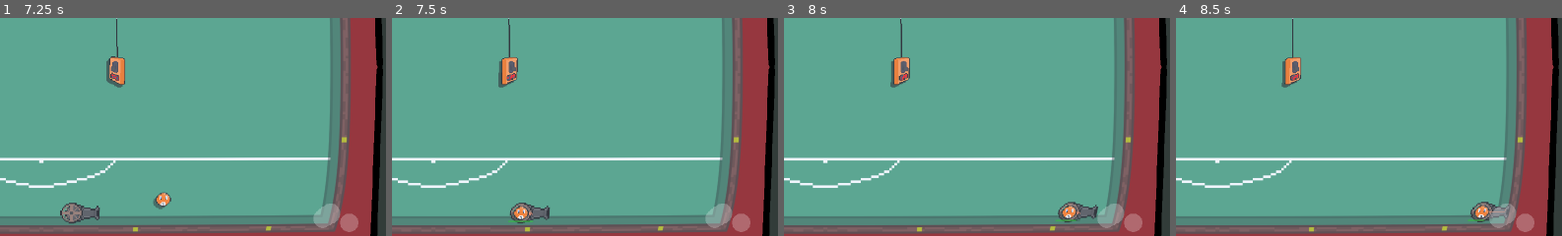
Above: before the commit, frames 1-4 (left to right).
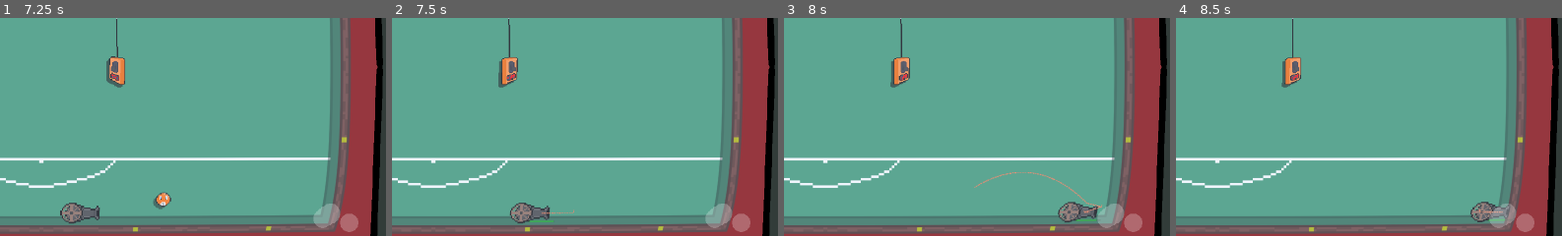
Above: after the commit, the same moments.

Repository: Z3BINI/game-design-final-project
Game: Godot game, scene res://scenes/insane_pool/crazy_pool.tscn
Two runs of this game, one before a commit and one after it. Both use one fixed random seed, a clock stepped at 60 frames per second and the inputs below. The project has no main scene, so this scene is started directly.
Inputs (mouse positions are % of the whole screen's width and height, from its top left):
- Up to frame 1 (7.25 s): move the mouse to (72, 45) at 0.52 s; press the mouse at (72, 45) at 0.53 s; hold D (move_right) 0.53-1.28 s; tap Space (jump) at 0.77, 1.52, 3.02, 3.77, 4.52, 6.02, 6.77 s; move the mouse to (30, 55) at 1.27 s; release the mouse at (30, 55) at 1.28 s; hold S (move_backward) 1.28-2.03 s; tap E (interact) at 1.35, 5.85 s; click (30, 55) at 1.55 s; move the mouse to (60, 28) at 2.02 s; press the mouse at (60, 28) at 2.03 s; hold D (move_right) 2.03-2.78 s; move the mouse to (45, 70) at 2.77 s; release the mouse at (45, 70) at 2.78 s; hold W (move_forward) 2.78-3.53 s; click (45, 70) at 2.85 s; move the mouse to (81, 65) at 3.52 s; hold E (interact) 3.53-4.28 s; hold A (move_left) 3.53-5.03 s; click (81, 65) at 3.8 s; move the mouse to (19, 35) at 4.27 s; click (19, 35) at 4.35 s; move the mouse to (55, 50) at 5.02 s; press the mouse at (55, 50) at 5.03 s; hold S (move_backward) 5.03-5.78 s; move the mouse to (35, 25) at 5.77 s; release the mouse at (35, 25) at 5.78 s; hold D (move_right) 5.78-6.53 s; click (35, 25) at 6.05 s; move the mouse to (72, 45) at 6.52 s; press the mouse at (72, 45) at 6.53 s; hold W (move_forward) from 6.53 s (still down)
- Up to frame 2 (7.5 s): move the mouse to (30, 55) at 7.27 s; release W (move_forward) at 7.28 s; release the mouse at (30, 55) at 7.28 s; hold D (move_right) from 7.28 s (still down); click (30, 55) at 7.35 s
- Up to frame 3 (8 s): keep holding D (move_right); tap Space (jump) at 7.52 s
- Up to frame 4 (8.5 s): move the mouse to (60, 28) at 8.02 s; release D (move_right) at 8.03 s; hold S (move_backward) from 8.03 s (still down); hold E (interact) from 8.03 s (still down); click (60, 28) at 8.3 s
The pictures show only the part of the screen within x 45-95%, y 39-89%; the shares and areas given below are measured in that part.

Frame 1 is identical in both runs. In frame 2, 0.4% of the frame differs, in the area x 30-48%, y 86-94%; in frame 3, 0.5%, in the area x 49-83%, y 70-94%; in frame 4, 0.3%.

Commit message:
Ball shoots from better position and hides

Diff:
--- a/scripts/insane_pool/ball/color_ball.gd
+++ b/scripts/insane_pool/ball/color_ball.gd
@@ -20,6 +20,7 @@
 
 @onready var trajectory_line: Line2D = $TrajectoryLine
 @onready var sprite_2d: Sprite2D = $Sprite2D
+@onready var ball_shadow: Sprite2D = $BallShadow
 
 func _ready() -> void:
 	$ShootTimer.max_value = SHOOT_CD
@@ -38,7 +39,7 @@
 
 	elif caught == true:
 
-		global_position = canon.global_position
+		global_position = canon.hold_my_balls.global_position
 		trajectory_line.update_trajectory(canon.global_transform.x * SHOOT_FORCE, delta)
 
 	else:
@@ -59,6 +60,8 @@
 	velocity += -from * randf_range(300, 600)
 
 func catch():
+	sprite_2d.visible = false
+	ball_shadow.visible = false
 	$ShootTimer.visible = true
 	if my_points > 2:
 		my_points -= 1
@@ -75,7 +78,12 @@
 	shoot()
 
 func shoot():
-	canon.has_ball = false
 	trajectory_line.visible = false
+	sprite_2d.visible = true
+	ball_shadow.visible = true
 	caught = false
 	velocity = canon.global_transform.x * SHOOT_FORCE
+	canon.animation_player.play("shoot")
+
+	await get_tree().create_timer(0.25).timeout # wait for ball to pass colider
+	canon.has_ball = false
--- a/scripts/insane_pool/player/trampoline.gd
+++ b/scripts/insane_pool/player/trampoline.gd
@@ -2,6 +2,7 @@
 class_name Canon
 
 @onready var animation_player: AnimationPlayer = $AnimationPlayer
+@onready var hold_my_balls: Marker2D = $HoldMyBalls
 
 var has_ball : bool = false
 
@@ -16,8 +17,6 @@
 
 
 func _on_ball_detector_body_entered(body: ColorBall) -> void:
-	animation_player.play("bounce")
 	if (body is ColorBall and !has_ball):
-		#body.increase_velocity()
 		has_ball = true
 		body.catch()
